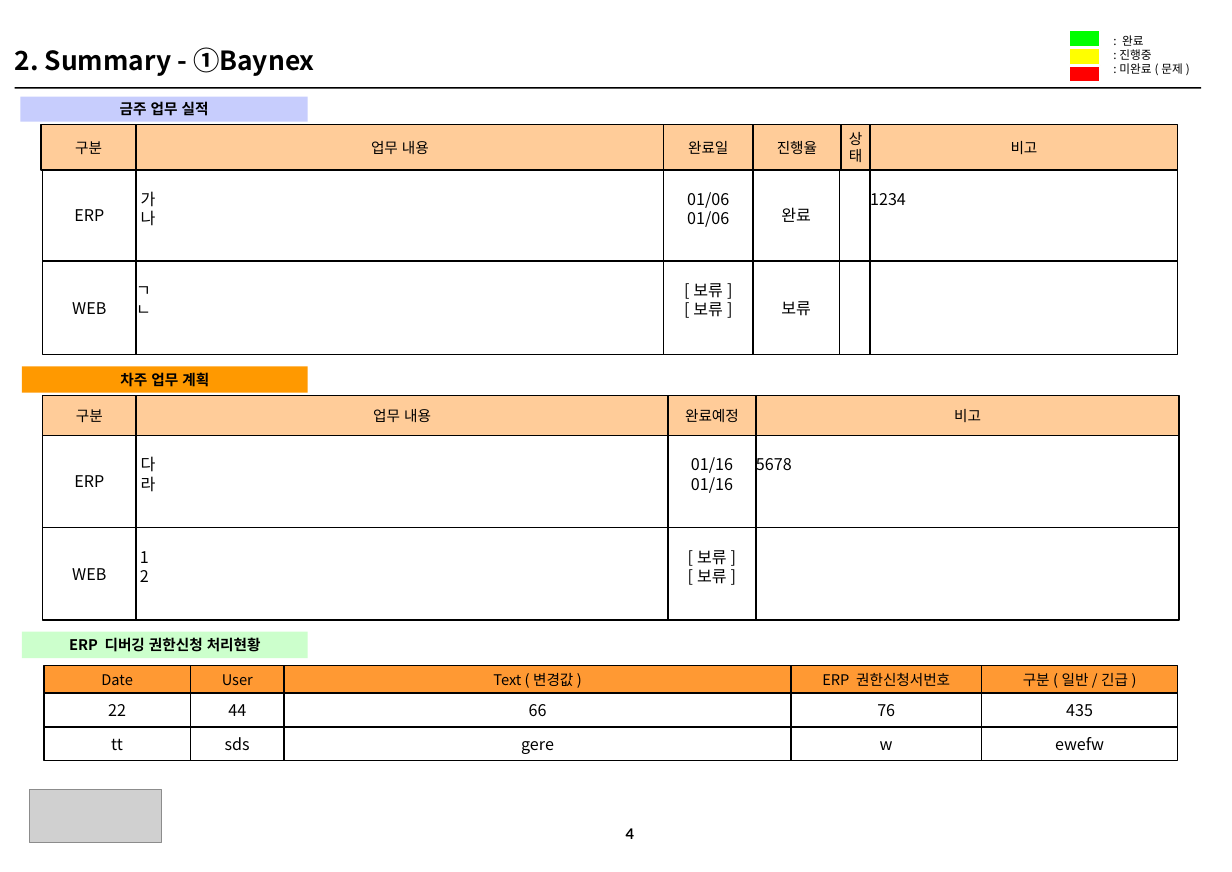
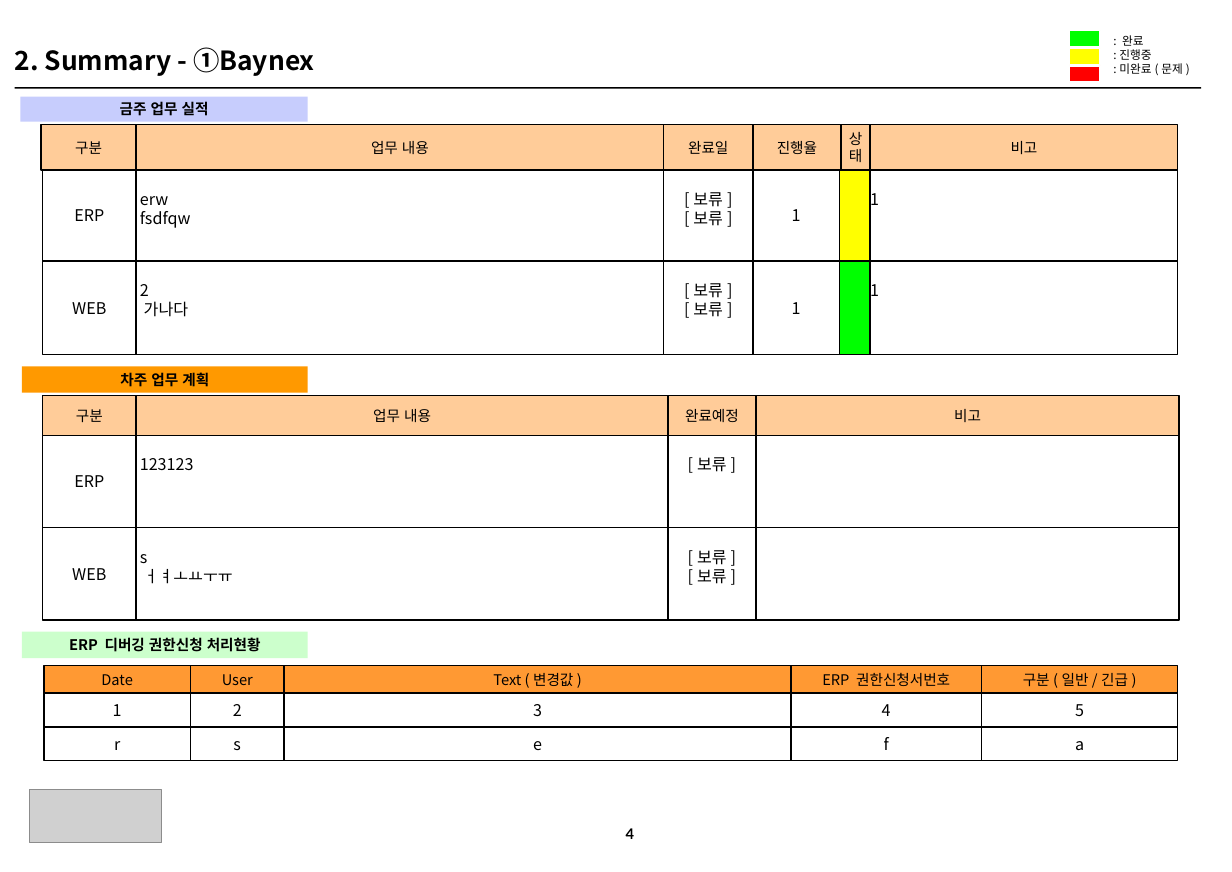
Before and after one commit to HywuLeeJiEun/BBS, a slide deck: slide 1 of src/main/webapp/WEB-INF/Files/요약본_sample.pptx. Drawn at 1232x872 pixels with LibreOffice and Linux fonts; fonts in the diff are those of the drawing; grey boxes stand for pictures. Boxes give left, top, right and bottom in pixels: in the first picture for what was removed or moved away, otherwise in the second. Text is boxed around its words. In the diff, an @@ line names an element or a change of style, - is before the commit and + after.

```diff
--- a/src/main/webapp/WEB-INF/Files/요약본_sample.pptx
+++ b/src/main/webapp/WEB-INF/Files/요약본_sample.pptx
@@ rectangle added at (136, 170, 663, 261), outline #000000 1 pt, 11 pt, text #000000 @@
+erw
+fsdfqw
@@ rectangle at (840, 170, 870, 261): fill #FFFFFF to #FFFF00 @@
@@ text in rectangle at (693, 192, 723, 226): text changed @@
-01/06
-01/06
+[보류]
+[보류]
@@ text in rectangle at (792, 209, 801, 221): text changed @@
-완료
+1
@@ text in rectangle at (870, 189, 879, 210): text changed @@
-1234
+1
@@ rectangle "2 가나다": place and size @@
-rectangle "2 가나다" at (136, 170, 663, 261)
+rectangle "2 가나다" at (136, 261, 663, 354)
@@ rectangle removed at (136, 261, 663, 354) @@
-ㄱ
-ㄴ
@@ rectangle added at (753, 261, 840, 354), outline #000000 1 pt, 11 pt, text #000000 @@
+1
@@ rectangle at (840, 261, 870, 354): fill #FFFFFF to #00FF00 @@
@@ text in rectangle at (140, 284, 189, 317): text changed @@
-가
-나
+2
+가나다
@@ text in rectangle at (870, 280, 879, 301): text added @@
+1
@@ rectangle "[보류]": place and size @@
-rectangle "[보류]" at (753, 261, 840, 354)
+rectangle "[보류]" at (668, 435, 755, 527)
@@ rectangle "[보류]" at (668, 435, 755, 527): vertical alignment middle to top @@
@@ rectangle removed at (668, 435, 755, 527) @@
-01/16
-01/16
@@ text in rectangle at (140, 458, 194, 470): text changed @@
-다
-라
+123123
@@ text in rectangle at (697, 457, 727, 472): text changed @@
-보류
+[보류]
@@ text in rectangle at (756, 454, 792, 475): text removed @@
-5678
@@ text in rectangle at (140, 554, 233, 584): text changed @@
-1
-2
+s
+ㅓㅕㅗㅛㅜㅠ
@@ text in rectangle at (113, 704, 122, 716): text changed @@
-22
+1
@@ text in rectangle at (233, 704, 242, 716): text changed @@
-44
+2
@@ text in rectangle at (533, 704, 542, 716): text changed @@
-66
+3
@@ text in rectangle at (882, 704, 891, 716): text changed @@
-76
+4
@@ text in rectangle at (1075, 704, 1084, 716): text changed @@
-435
+5
@@ text in rectangle at (114, 741, 120, 750): text changed @@
-tt
+r
@@ text in rectangle at (233, 741, 241, 750): text changed @@
-sds
+s
@@ text in rectangle at (533, 741, 542, 750): text changed @@
-gere
+e
@@ text in rectangle at (884, 737, 889, 750): text changed @@
-w
+f
@@ text in rectangle at (1075, 741, 1084, 750): text changed @@
-ewefw
+a
```
Also in this commit, not shown: 3 slides added, 57 other files.
